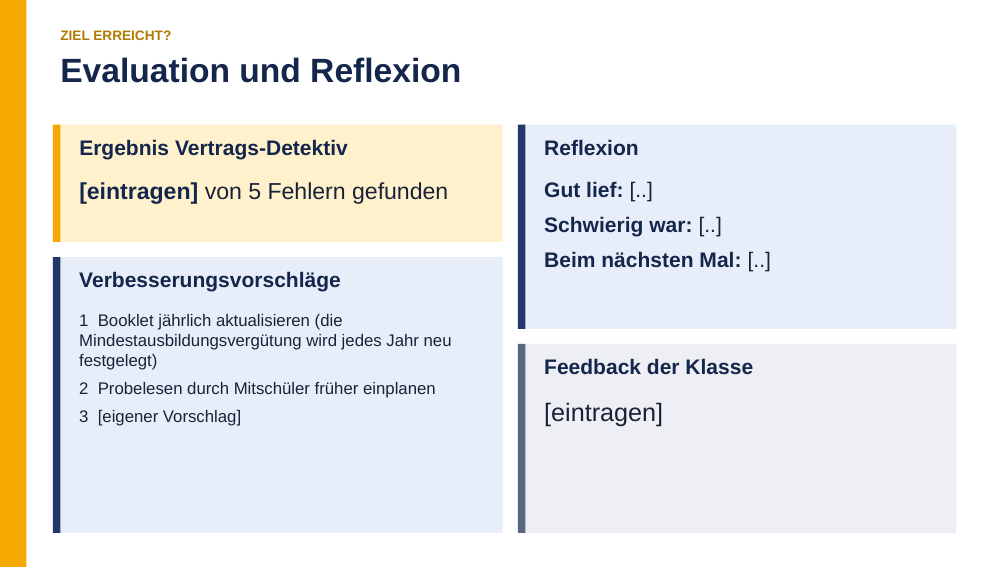
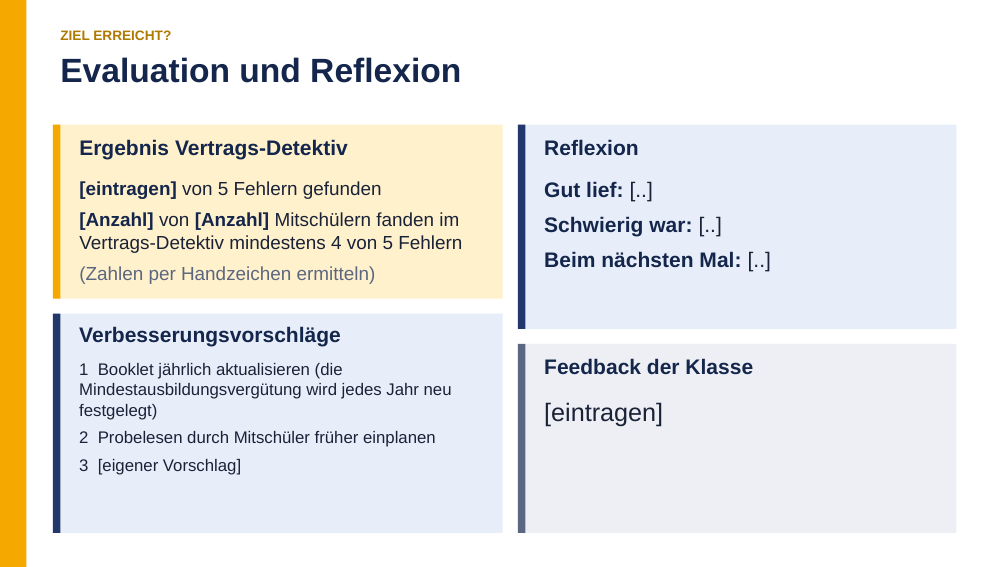
Before and after one commit to yasinbenx/bbig, a slide deck: slide 19 of output/v2/praesentation.pptx (slide 18 before the commit). Drawn at 1008x567 pixels with LibreOffice and Linux fonts; fonts in the diff are those of the drawing. Boxes give left, top, right and bottom in pixels: in the first picture for what was removed or moved away, otherwise in the second. Text is boxed around its words. In the diff, an @@ line names an element or a change of style, - is before the commit and + after.

```diff
--- a/output/v2/praesentation.pptx
+++ b/output/v2/praesentation.pptx
@@ rectangle: place and size @@
-rectangle at (53,125,503,242)
+rectangle at (53,125,503,299)
@@ rectangle: place and size @@
-rectangle at (53,125,60,242)
+rectangle at (53,125,60,299)
@@ text at (79,181,382,199): size 22 to 18 pt in "[eintragen] von 5 Fehlern gefunden" @@
@@ text at (79,212,462,284): paragraphs added @@
+[Anzahl] von [Anzahl] Mitschülern fanden im Vertrags-Detektiv mindestens 4 von 5 Fehlern
+(Zahlen per Handzeichen ermitteln)
@@ rectangle: place and size @@
-rectangle at (53,257,503,533)
+rectangle at (53,314,503,533)
@@ rectangle: place and size @@
-rectangle at (53,257,60,533)
+rectangle at (53,314,60,533)
@@ text "Verbesserungsvorschläge": place and size @@
-text "Verbesserungsvorschläge" at (79,271,341,292)
+text "Verbesserungsvorschläge" at (79,326,341,346)
@@ text "1 Booklet jährlich aktualisieren (die ...": place and size @@
-text "1 Booklet jährlich aktualisieren (die ..." at (79,314,452,426)
+text "1 Booklet jährlich aktualisieren (die ..." at (79,363,452,475)
```
Also in this commit, not shown: 5 other slides changed, 1 slide added, 36 other files.
